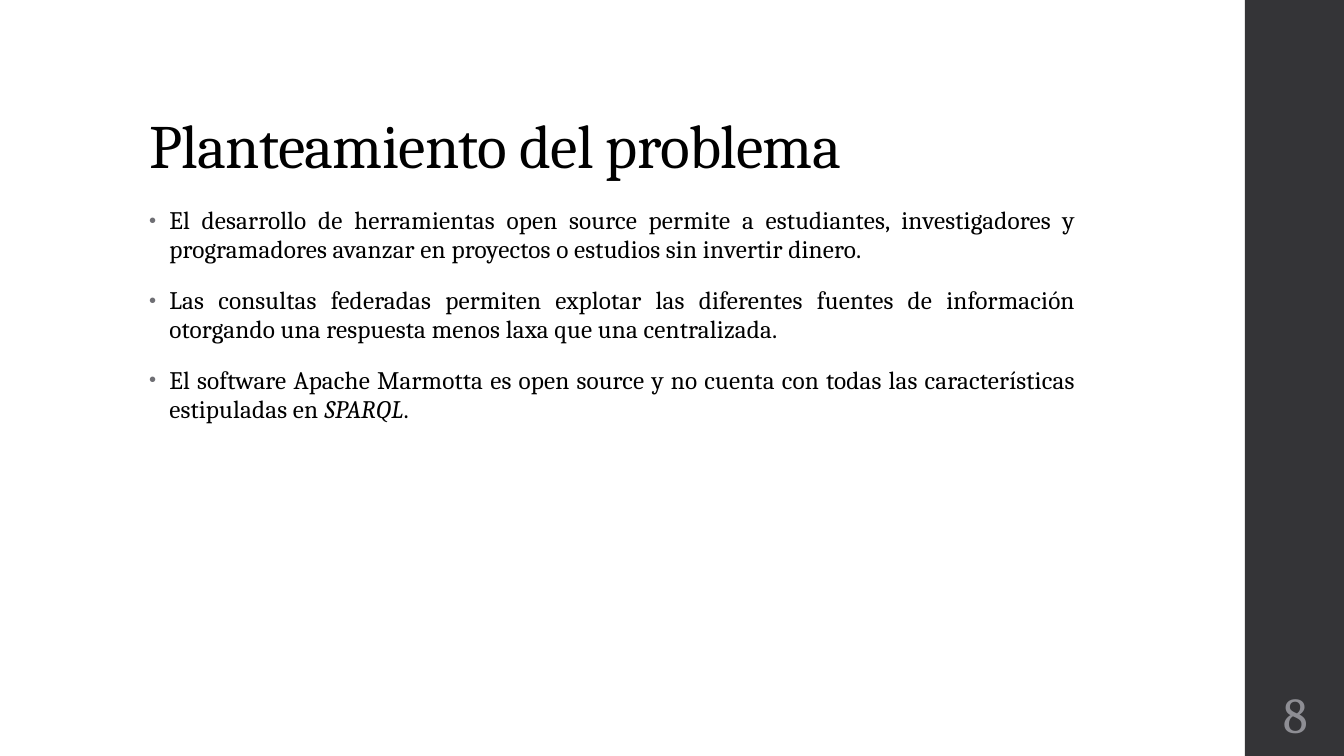
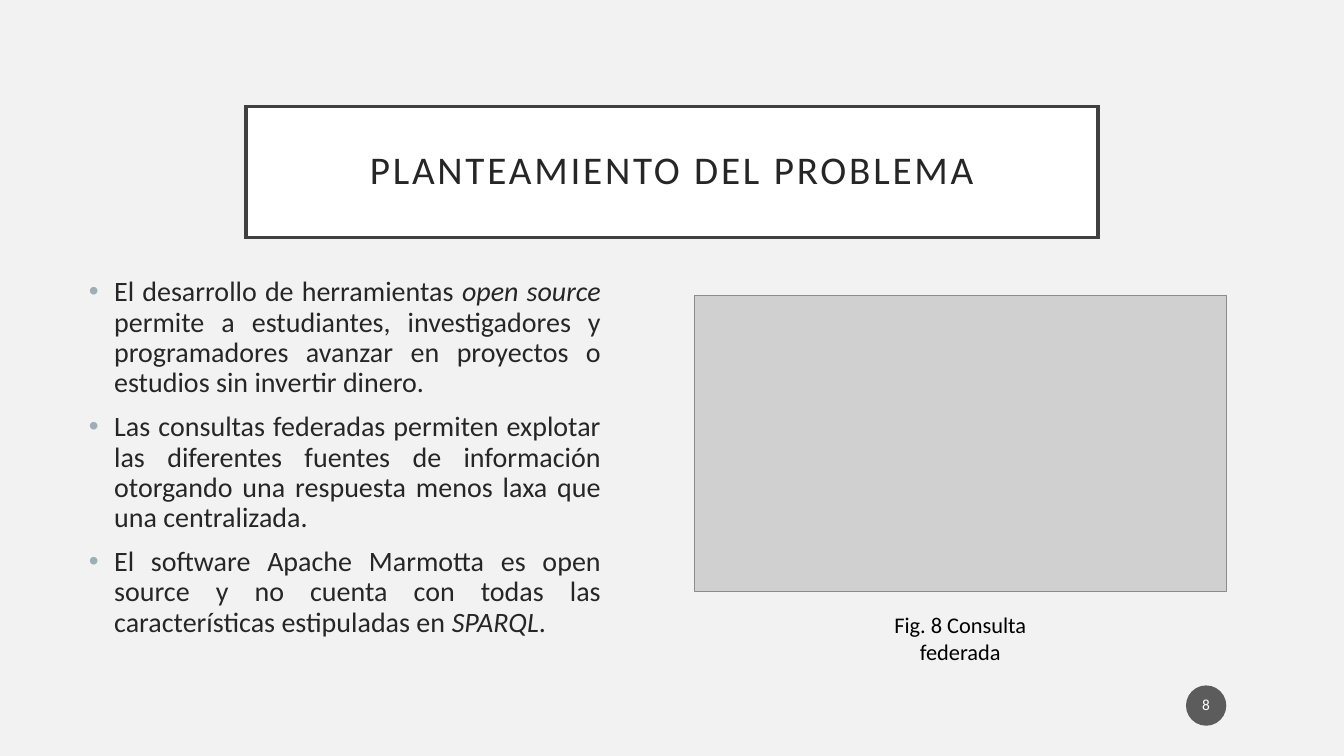
Before and after one commit to Osw1997/Proyecto-Terminal-1, a slide deck: slide 8 of Final/Presentacion.pptx. Drawn at 1344x756 pixels with LibreOffice and Linux fonts; fonts in the diff are those of the drawing; grey boxes stand for pictures. Boxes give left, top, right and bottom in pixels: in the first picture for what was removed or moved away, otherwise in the second. Text is boxed around its words. In the diff, an @@ line names an element or a change of style, - is before the commit and + after.

```diff
--- a/Final/Presentacion.pptx
+++ b/Final/Presentacion.pptx
@@ background #FFFFFF to #F2F2F2 @@
@@ rectangle removed at (1245,0,1344,756) @@
@@ title "PLANTEAMIENTO DEL PROBLEMA": place and size @@
-title "PLANTEAMIENTO DEL PROBLEMA" at (149,125,841,181)
+title "PLANTEAMIENTO DEL PROBLEMA" at (246,106,1098,237)
@@ title "PLANTEAMIENTO DEL PROBLEMA" at (246,106,1098,237): vertical alignment bottom to middle; fill none to #FFFFFF; outline none to #404040 2.5 pt @@
@@ title at (370,158,973,185): text changed; size 44 to 28 pt; font Cambria to Calibri; text colour #000000 to #262626 @@
-Planteamiento del problema
+PLANTEAMIENTO DEL PROBLEMA
@@ text "El desarrollo de herramientas open ...": place and size @@
-text "El desarrollo de herramientas open ..." at (169,211,1075,424)
+text "El desarrollo de herramientas open ..." at (114,281,601,637)
@@ text "El desarrollo de herramientas open ..." at (114,281,601,637): size 18 to 20 pt, font Cambria to Calibri, text colour #000000 to #262626, letter spacing 0.1 to 0 pt; italic on in "open source"; indent changed; line spacing 0.95 to 0.9; less space between paragraphs; bullet colour #6F6F74 to #9BAFB5 @@
@@ picture added at (695,296,1227,592) @@
@@ text added at (894,617,1026,660), 16 pt, text #000000 @@
+Fig. 8 Consulta federada
@@ page number: place and size @@
-page number at (1283,699,1307,733)
+page number at (1187,686,1227,726)
@@ page number at (1187,686,1227,726): size 36 to 11 pt, font Cambria to Calibri, text colour #8E8E94 to #FFFFFF; line spacing 1 to 0.9; more space between paragraphs; fill none to #1D1D1D at 70% opacity @@
```
Also in this commit, not shown: 22 other slides changed, 3 slides added, 4 slides removed.
